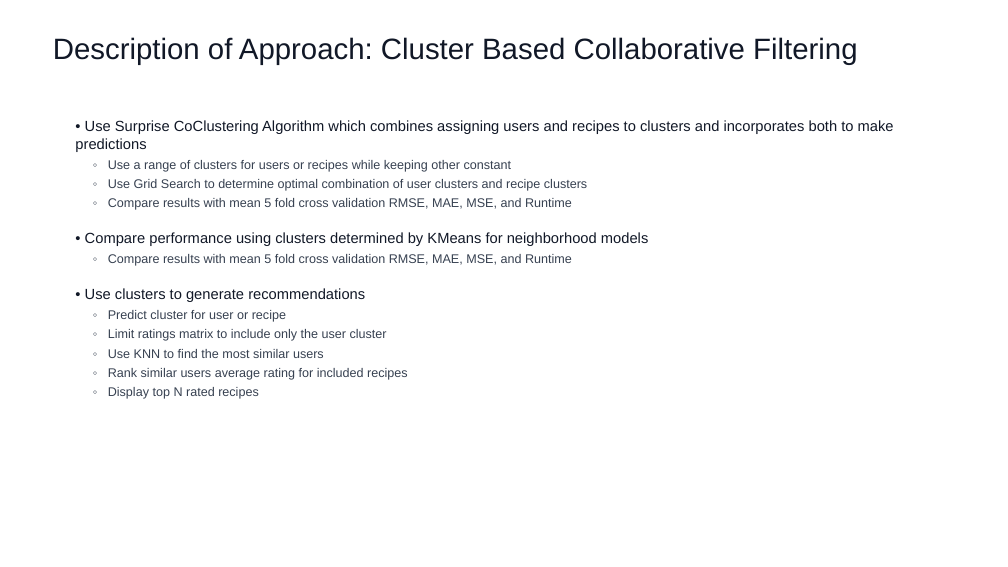
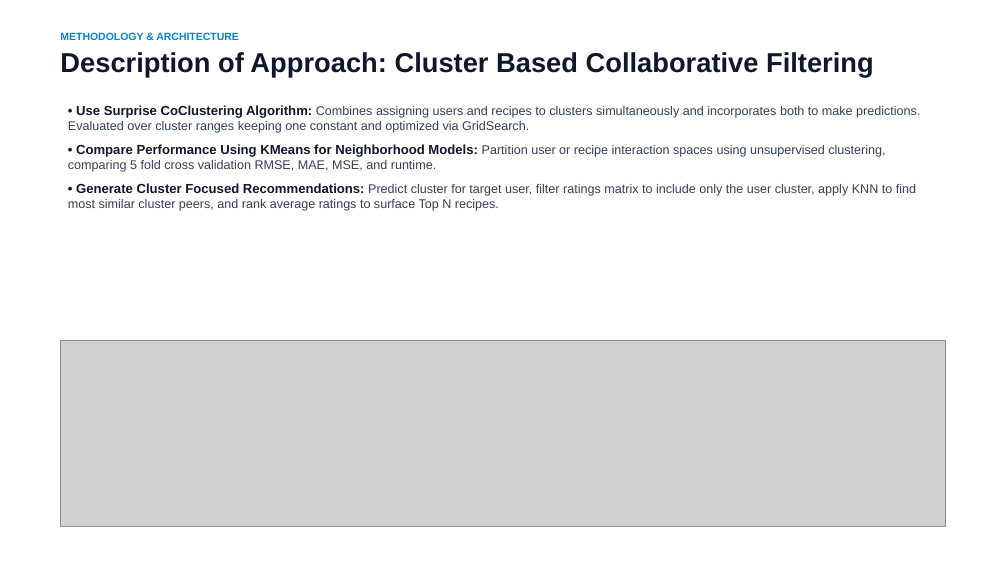
Before and after one commit to vidhyawalke/Recipe-Recommender-System, a slide deck: slide 5 of Recipe_Recommender_Presentation.pptx. Drawn at 1008x567 pixels with LibreOffice and Linux fonts; fonts in the diff are those of the drawing; grey boxes stand for pictures. Boxes give left, top, right and bottom in pixels: in the first picture for what was removed or moved away, otherwise in the second. Text is boxed around its words. In the diff, an @@ line names an element or a change of style, - is before the commit and + after.

```diff
--- a/Recipe_Recommender_Presentation.pptx
+++ b/Recipe_Recommender_Presentation.pptx
@@ text at (x1=60, y1=32, x2=239, y2=40): paragraph added @@
+METHODOLOGY & ARCHITECTURE
@@ text at (x1=60, y1=52, x2=874, y2=77): size 28 to 26 pt, text colour #111827 to #0F172A, bold on in "Description of Approach: Cluster Based Collaborative Filteri ..." @@
@@ text "METHODOLOGY & ARCHITECTURE" moved from (x1=53, y1=37, x2=857, y2=65) to (x1=60, y1=32, x2=874, y2=77) @@
@@ text at (x1=68, y1=105, x2=920, y2=211): text changed; text colour #374151 to #334155 @@
-• Use Surprise CoClustering Algorithm which combines assigning users and recipes to clusters and incorporates both to make predictions
-◦ Use a range of clusters for users or recipes while keeping other constant
-◦ Use Grid Search to determine optimal combination of user clusters and recipe clusters
-◦ Compare results with mean 5 fold cross validation RMSE, MAE, MSE, and Runtime
-• Compare performance using clusters determined by KMeans for neighborhood models
-◦ Compare results with mean 5 fold cross validation RMSE, MAE, MSE, and Runtime
-• Use clusters to generate recommendations
-◦ Predict cluster for user or recipe
-◦ Limit ratings matrix to include only the user cluster
-◦ Use KNN to find the most similar users
-◦ Rank similar users average rating for included recipes
-◦ Display top N rated recipes
+• Use Surprise CoClustering Algorithm: Combines assigning users and recipes to clusters simultaneously and incorporates both to make predictions. Evaluated over cluster ranges keeping one constant and optimized via GridSearch.
+• Compare Performance Using KMeans for Neighborhood Models: Partition user or recipe interaction spaces using unsupervised clustering, comparing 5 fold cross validation RMSE, MAE, MSE, and runtime.
+• Generate Cluster Focused Recommendations: Predict cluster for target user, filter ratings matrix to include only the user cluster, apply KNN to find most similar cluster peers, and rank average ratings to surface Top N recipes.
@@ picture added at (x1=60, y1=340, x2=945, y2=526) @@
```
Also in this commit, not shown: 10 other slides changed, 2 slides added, 2 slides removed.
